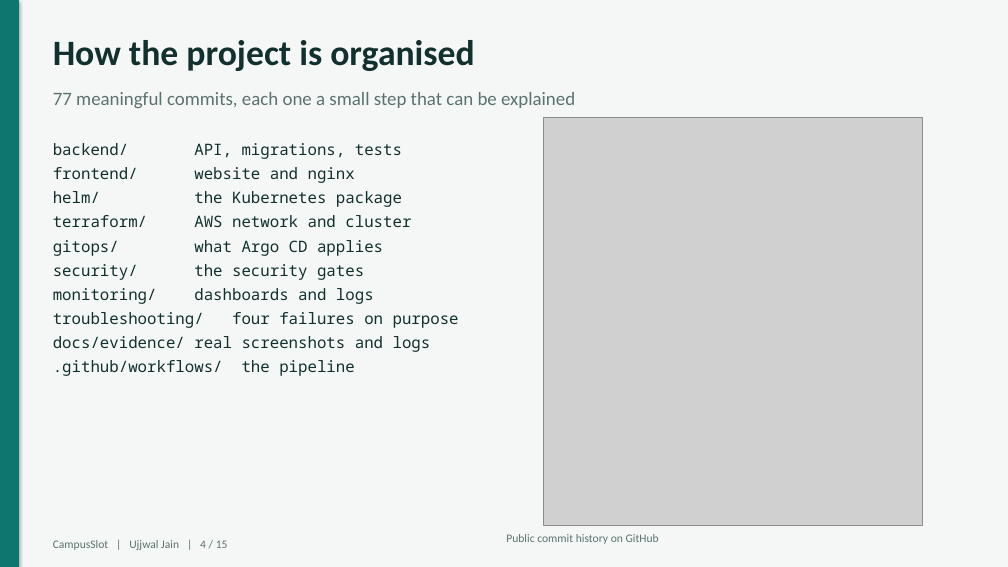
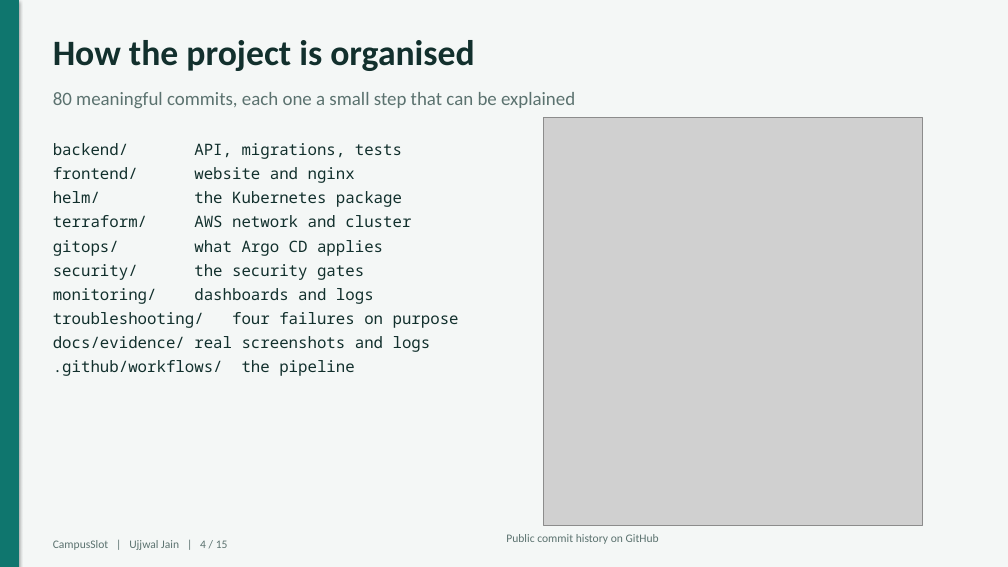
Before and after one commit to Ujjwaljain16/campusslot, a slide deck: slide 4 of docs/presentation/CampusSlot-final-presentation.pptx. Drawn at 1008x567 pixels with LibreOffice and Linux fonts; fonts in the diff are those of the drawing; grey boxes stand for pictures. Boxes give left, top, right and bottom in pixels: in the first picture for what was removed or moved away, otherwise in the second. Text is boxed around its words. In the diff, an @@ line names an element or a change of style, - is before the commit and + after.

```diff
--- a/docs/presentation/CampusSlot-final-presentation.pptx
+++ b/docs/presentation/CampusSlot-final-presentation.pptx
@@ text at [53, 92, 575, 108]: text changed @@
-77 meaningful commits, each one a small step that can be explained
+80 meaningful commits, each one a small step that can be explained
```
Also in this commit, not shown: 2 other slides changed, 14 other files.
